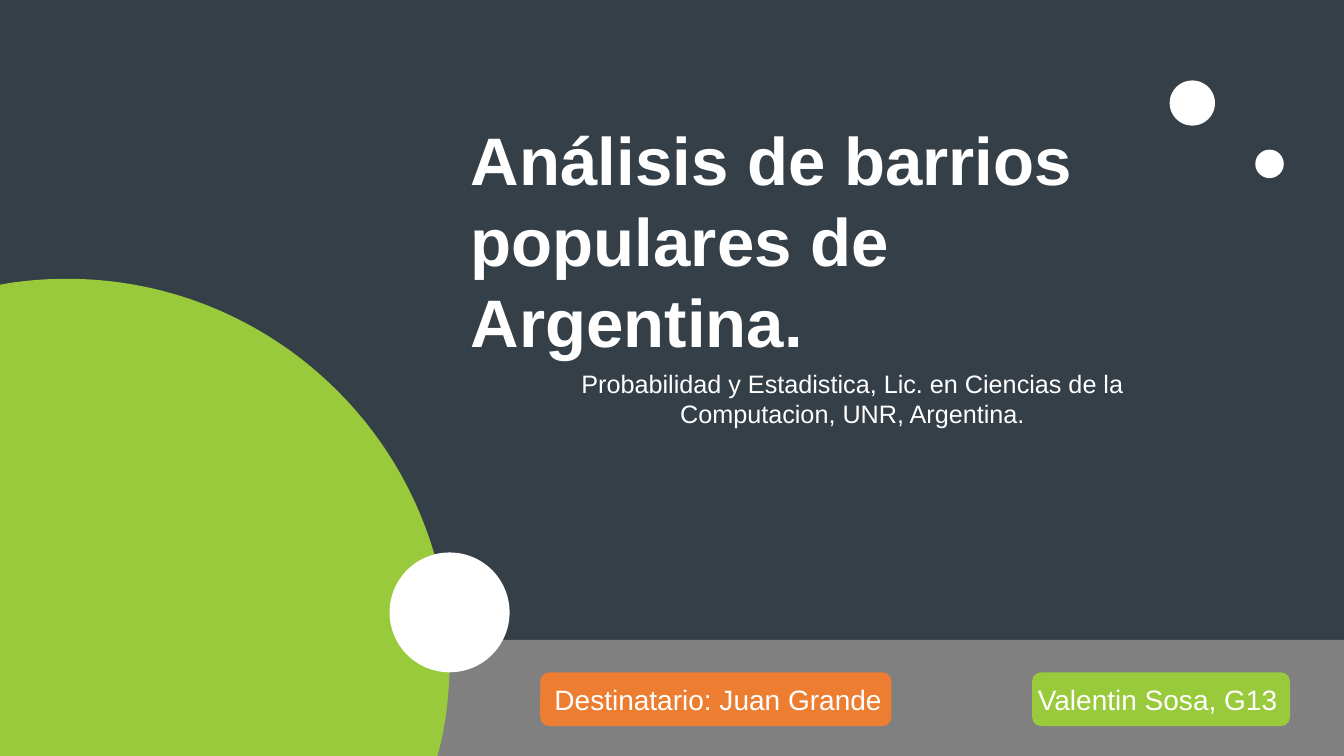
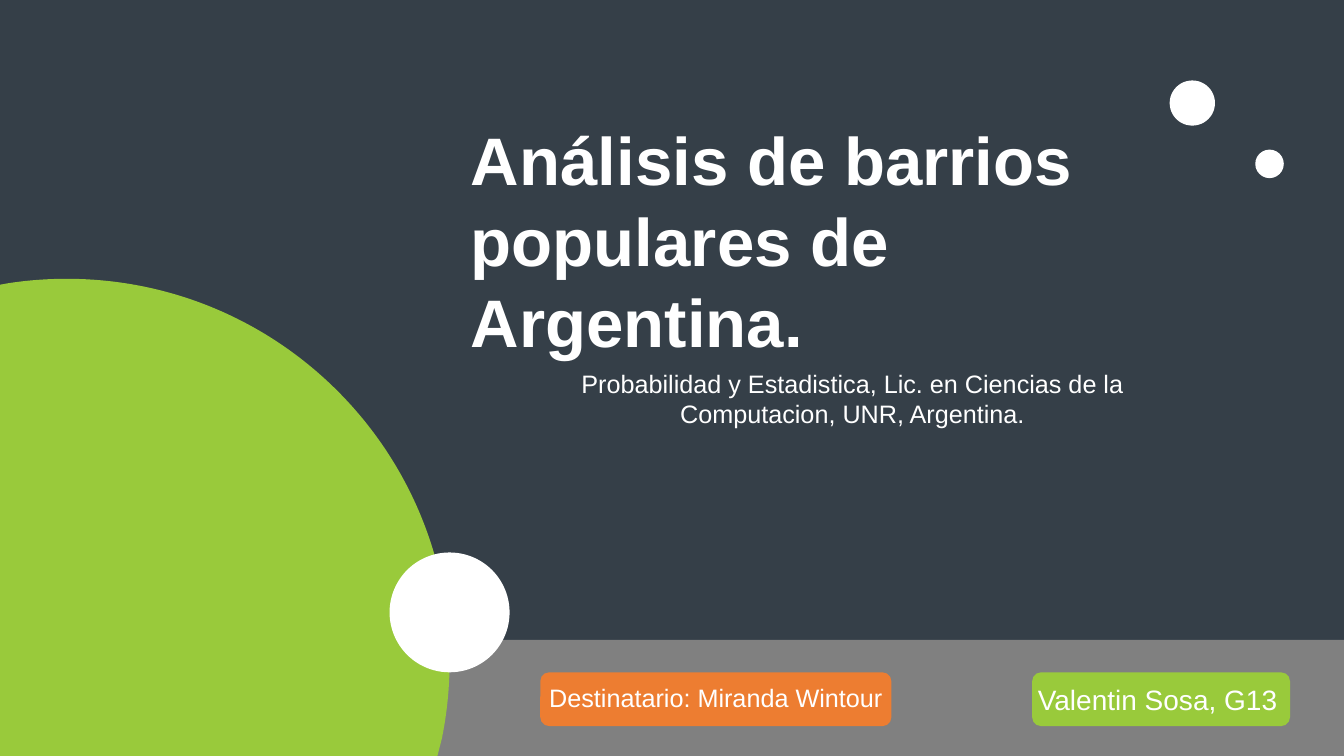
Before and after one commit to fasiluva/TP12024-Grupo13, a slide deck: slide 1 of Valentin Sosa/assert/video1.pptx. Drawn at 1344x756 pixels with LibreOffice and Linux fonts; fonts in the diff are those of the drawing. Boxes give left, top, right and bottom in pixels: in the first picture for what was removed or moved away, otherwise in the second. Text is boxed around its words. In the diff, an @@ line names an element or a change of style, - is before the commit and + after.

```diff
--- a/Valentin Sosa/assert/video1.pptx
+++ b/Valentin Sosa/assert/video1.pptx
@@ text at (549,688,883,708): text changed; size 20 to 18 pt @@
-Destinatario: Juan Grande
+Destinatario: Miranda Wintour
```
Also in this commit, not shown: 1 other slide changed, 13 slides added, 8 slides removed, 2 other files.
